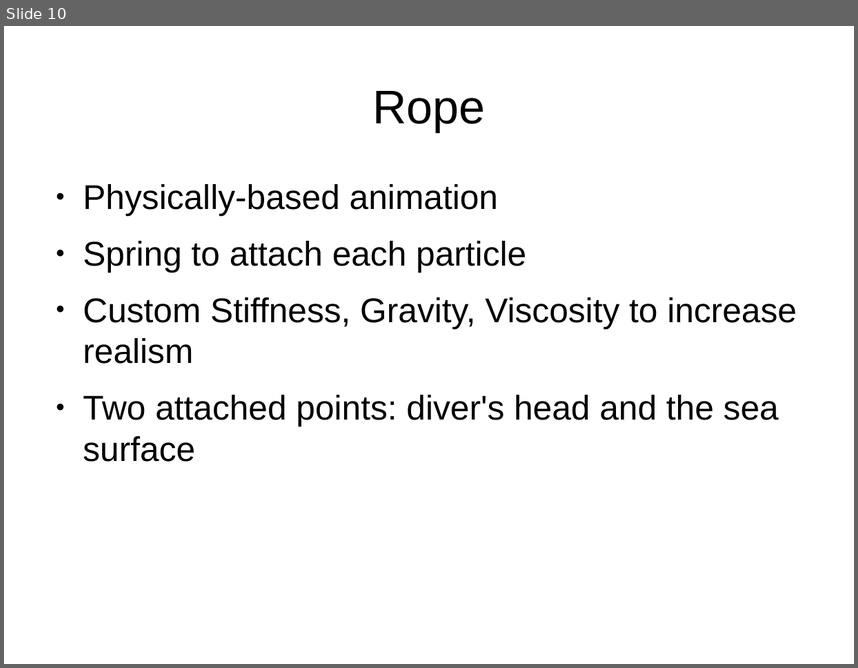
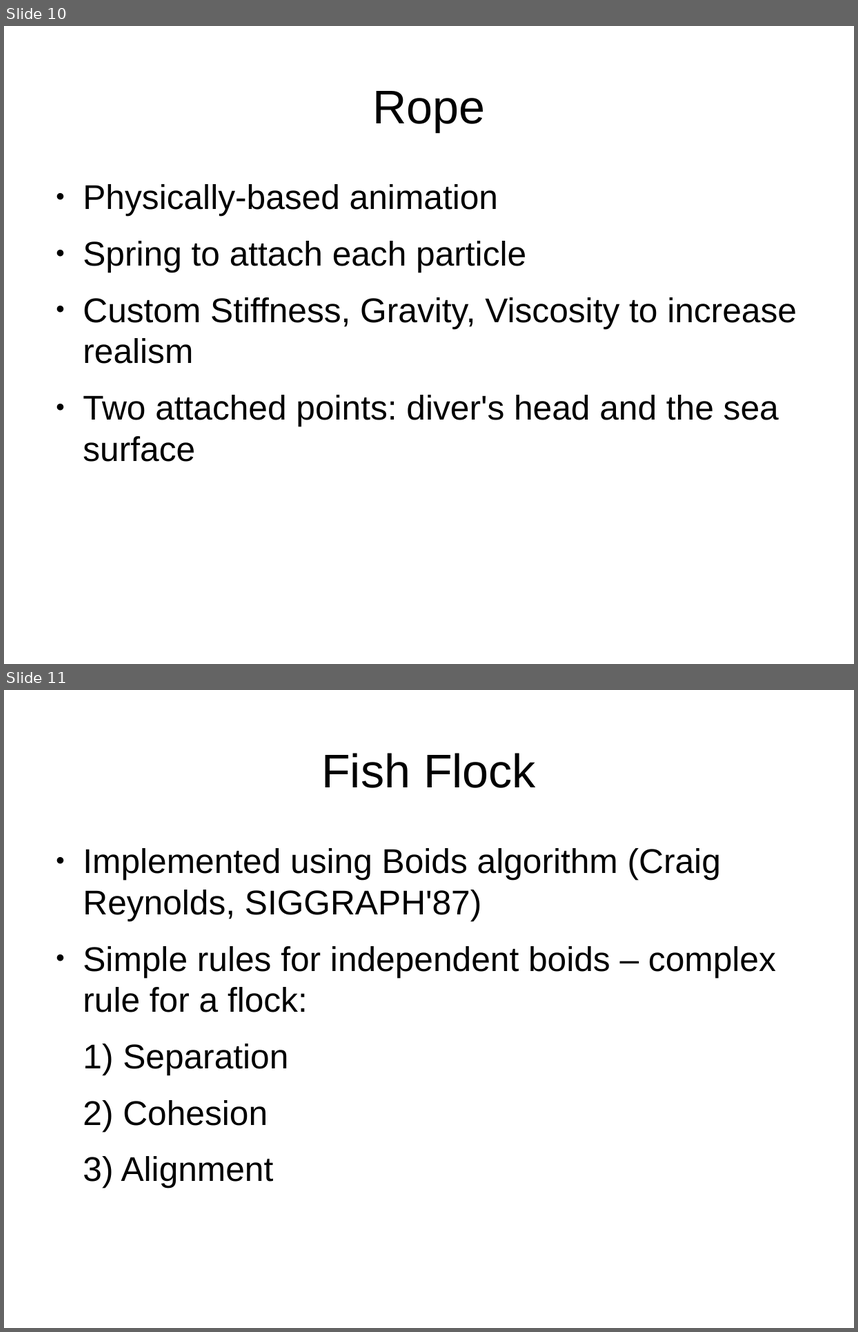
Before and after one commit to jandernascimento/jf3dgraphics, a slide deck: TP7/doc/presentation.odp. Shown one above the other, each under a label of ours: slide 10 before the commit, slides 10 and 11 after it. The pictures are 858x668 and 858x1332 pixels, drawn with LibreOffice and Linux fonts; fonts in the diff are those of the drawing. Boxes give left, top, right and bottom in pixels: in the first picture for what was removed or moved away, otherwise in the second. Text is boxed around its words. In the diff, an @@ line names an element or a change of style, - is before the commit and + after.

Commit message:
with fish flock in the presentation

```diff
--- a/TP7/doc/presentation.odp
+++ b/TP7/doc/presentation.odp
@@ slide 11 added at <box>4,690,854,1328</box>, background #FFFFFF @@
@@ title added at <box>321,753,536,788</box>, 44 pt, text #000000 @@
+Fish Flock
@@ text added at <box>83,848,776,1187</box>, 32 pt, text #000000 @@
+● Implemented using Boids algorithm (Craig Reynolds, SIGGRAPH'87)
+● Simple rules for independent boids – complex rule for a flock:
+1) Separation
+2) Cohesion
+3) Alignment
```
Also in this commit, not shown: 1 other slide added, 1 other file.
